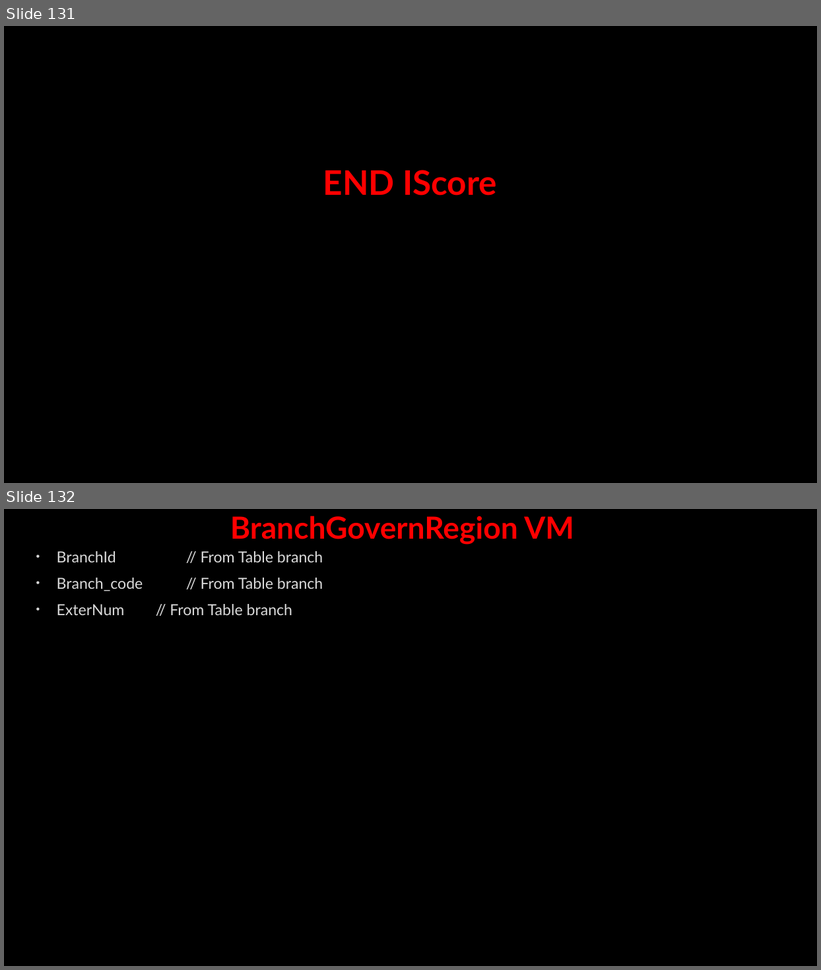
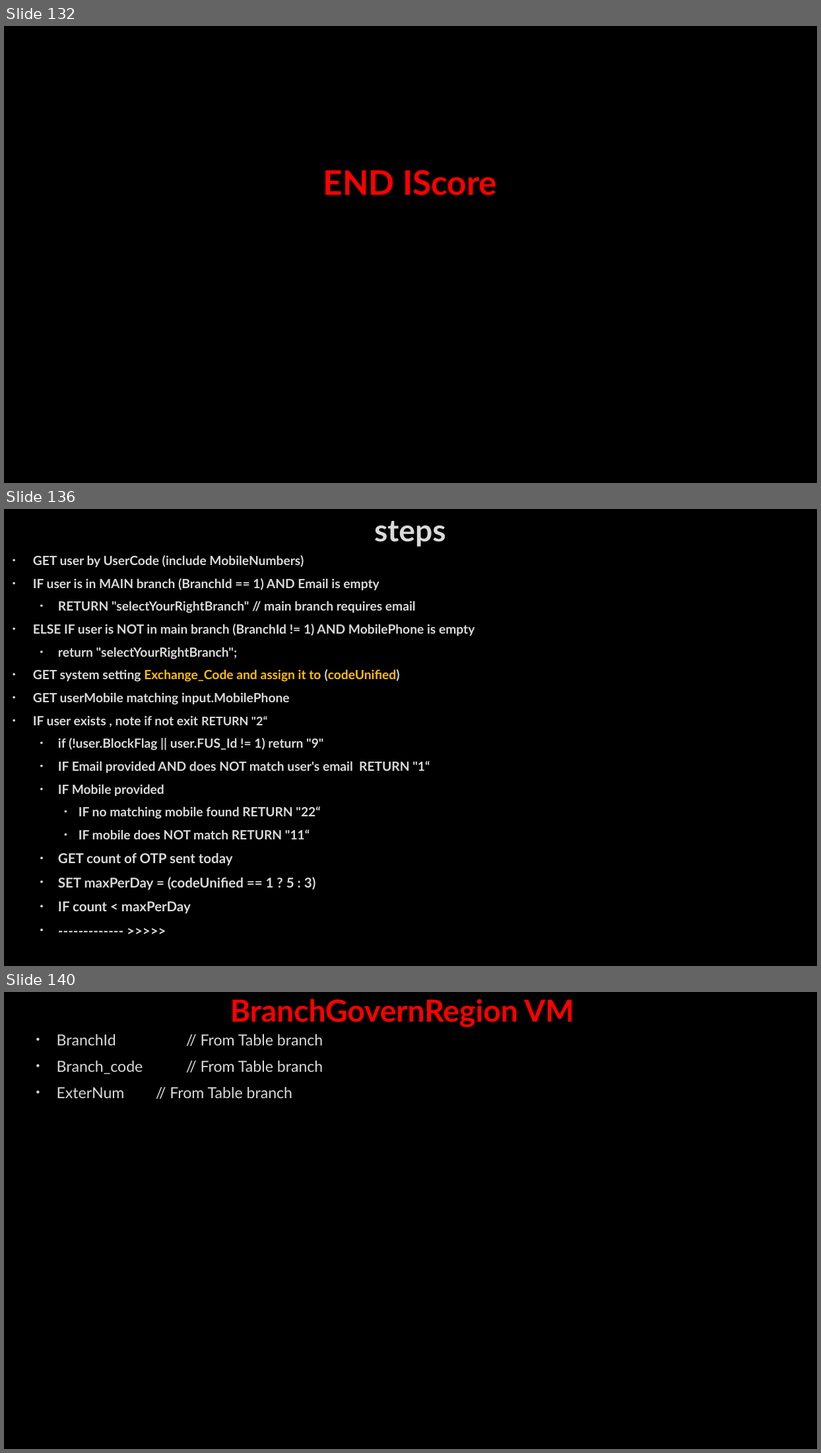
Before and after one commit to AhmedMohamedSamir1/Summary, a slide deck: Dot Net/Business.pptx. Shown one above the other, each under a label of ours: slides 131 and 132 before the commit, slides 132, 136 and 140 after it; the slides between them are not shown. The pictures are 821x970 and 821x1453 pixels, drawn with LibreOffice and Linux fonts; fonts in the diff are those of the drawing; background and template pictures are left out. Boxes give left, top, right and bottom in pixels: in the first picture for what was removed or moved away, otherwise in the second. Text is boxed around its words. In the diff, an @@ line names an element or a change of style, - is before the commit and + after.

```diff
--- a/Dot Net/Business.pptx
+++ b/Dot Net/Business.pptx
@@ slide 136 added at [4,509,817,966], background picture (left out) @@
@@ title added at [374,521,446,547], 36 pt, text #DADADA, bold @@
+steps
@@ text added at [33,555,475,914], 15 pt, text #DADADA, bold @@
+• GET user by UserCode (include MobileNumbers)
+• IF user is in MAIN branch (BranchId == 1) AND Email is empty
+  • RETURN "selectYourRightBranch" // main branch requires email
+• ELSE IF user is NOT in main branch (BranchId != 1) AND MobilePhone is empty
+  • return "selectYourRightBranch";
+• GET system setting Exchange_Code and assign it to (codeUnified)
+• GET userMobile matching input.MobilePhone
+• IF user exists , note if not exit RETURN "2“
+  • if (!user.BlockFlag || user.FUS_Id != 1) return "9"
+  • IF Email provided AND does NOT match user's email RETURN "1“
+  • IF Mobile provided
+    • IF no matching mobile found RETURN "22“
+    • IF mobile does NOT match RETURN "11“
+  • GET count of OTP sent today
+  • SET maxPerDay = (codeUnified == 1 ? 5 : 3)
+  • IF count < maxPerDay
+  • ------------- >>>>>
@@ what was slide 131 is now slide 132 @@
@@ what was slide 132 is now slide 140 @@
```
Also in this commit, not shown: 13 slides changed, 9 other slides added, 1 slide removed, 2 other files.
